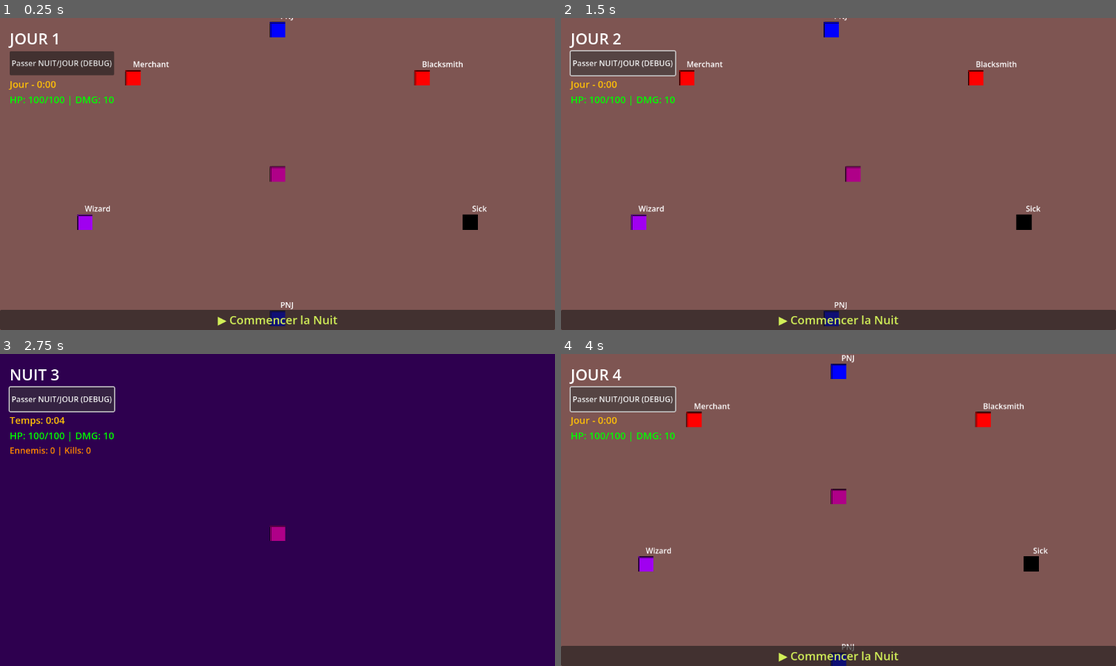
Above: before the commit, frames 1-4 (two rows, left to right).
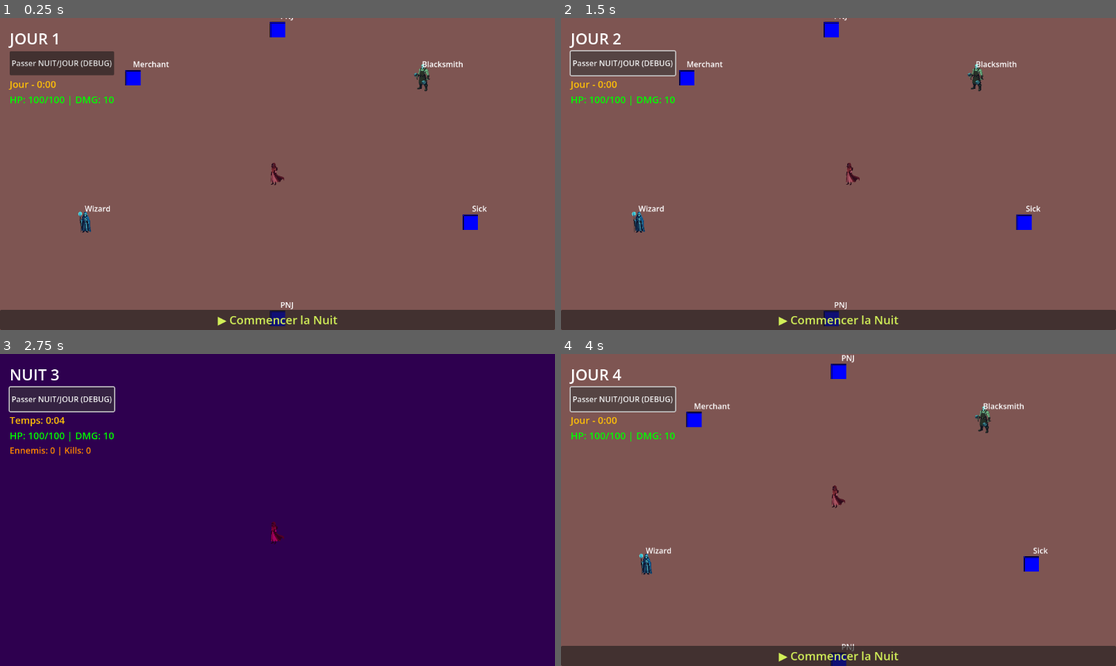
Above: after the commit, the same moments.

Repository: ekateryna18/yersinia-the-great-mortality
Game: Godot game, scene res://scenes/main.tscn
The game is run twice, just before and just after one commit, with the same random seed, the same clock (stepped at 60 frames per second) and the same inputs.
Inputs:
- Up to frame 1 (0.25 s): no input
- Up to frame 2 (1.5 s): click "Passer NUIT/JOUR (DEBUG)" at 0.5 s; tap Enter (ui_accept) at 1.25 s; hold Right (ui_right) from 1.28 s (still down)
- Up to frame 3 (2.75 s): tap Enter (ui_accept) at 1.52, 2, 2.27 s; release Right (ui_right) at 2.03 s; hold Down (ui_down) from 2.03 s (still down)
- Up to frame 4 (4 s): release Down (ui_down) at 2.78 s; hold Right (ui_right) 2.78-3.53 s; hold Up (ui_up) from 3.53 s (still down); tap Enter (ui_accept) at 3.77 s

The runs differ from the first frame. In frame 1, 0.7% of the frame differs, in the area x 13-87%, y 14-69%; in frame 2, 0.8%; in frame 3, 0.2%; in frame 4, 0.8%, in the area x 13-87%, y 16-71%.

Commit message:
added sprites

Diff:
--- a/scenes/player/player.tscn
+++ b/scenes/player/player.tscn
@@ -1,12 +1,11 @@
 [gd_scene format=3 uid="uid://pbuaw38ob0uh"]
 
 [ext_resource type="Script" uid="uid://b2qvjee6altly" path="res://scripts/player/player.gd" id="1_8afob"]
+[ext_resource type="Texture2D" uid="uid://0gaki7cmt5e2" path="res://assets/sprites/player/player.png" id="2_dovo2"]
 
-[sub_resource type="PlaceholderTexture2D" id="PlaceholderTexture2D_x7p2l"]
-size = Vector2(32, 32)
-
-[sub_resource type="CircleShape2D" id="CircleShape2D_8afob"]
-radius = 16.0
+[sub_resource type="CapsuleShape2D" id="CapsuleShape2D_dovo2"]
+radius = 15.0
+height = 38.0
 
 [sub_resource type="CircleShape2D" id="CircleShape2D_dovo2"]
 radius = 70.0
@@ -19,10 +18,11 @@
 
 [node name="Sprite2D" type="Sprite2D" parent="." unique_id=12959731]
 modulate = Color(0.687105, 0.39554548, 0.5341942, 1)
-texture = SubResource("PlaceholderTexture2D_x7p2l")
+scale = Vector2(0.2, 0.2)
+texture = ExtResource("2_dovo2")
 
 [node name="CollisionShape2D" type="CollisionShape2D" parent="." unique_id=66502260]
-shape = SubResource("CircleShape2D_8afob")
+shape = SubResource("CapsuleShape2D_dovo2")
 
 [node name="Camera2D" type="Camera2D" parent="." unique_id=744076470]
 position_smoothing_enabled = true
--- a/scripts/npcs/npc.gd
+++ b/scripts/npcs/npc.gd
@@ -10,6 +10,17 @@
 	GENERIC_3
 }
 
+# Dictionnaire des sprites par type
+const NPC_SPRITES = {
+	#NPCType.MERCHANT: "res://assets/sprites/npcs/merchant.png",
+	NPCType.BLACKSMITH: "res://assets/sprites/npcs/blacksmith.png",
+	NPCType.WIZARD: "res://assets/sprites/npcs/wizard.png",
+	#NPCType.SICK: "res://assets/sprites/npcs/sick.png",
+	#NPCType.GENERIC_1: "res://assets/sprites/npcs/villager.png",
+	#NPCType.GENERIC_2: "res://assets/sprites/npcs/villager.png",
+	#NPCType.GENERIC_3: "res://assets/sprites/npcs/villager.png",
+}
+
 @export var npc_type: NPCType = NPCType.MERCHANT
 @export var npc_name: String = "PNJ"
 @export var is_traitor: bool = false
@@ -17,7 +28,7 @@
 @onready var sprite: Sprite2D = $Sprite2D
 @onready var label: Label = $Label
 @onready var collision: CollisionShape2D = $CollisionShape2D
-@onready var interaction_icon: Sprite2D = $InteractionIcon  # ← NOUVEAU
+@onready var interaction_icon: Sprite2D = $InteractionIcon
 
 var player_in_range: bool = false
 var player_ref: CharacterBody2D = null
@@ -26,24 +37,52 @@
 	label.text = npc_name
 	body_entered.connect(_on_body_entered)
 	body_exited.connect(_on_body_exited)
-	set_sprite_color()
 
-	# Cacher l'icône au début
+	# Charger le sprite selon le type
+	load_sprite()
+
 	if interaction_icon:
 		interaction_icon.visible = false
 
 	print("NPC ready: ", npc_name, " (Type: ", NPCType.keys()[npc_type], ")")
 
-func set_sprite_color() -> void:
+func load_sprite() -> void:
+	if NPC_SPRITES.has(npc_type):
+		var sprite_path = NPC_SPRITES[npc_type]
+
+		if ResourceLoader.exists(sprite_path):
+			var texture = load(sprite_path)
+			sprite.texture = texture
+
+			# Échelle selon le type
+			match npc_type:
+				NPCType.MERCHANT:
+					sprite.scale = Vector2(0.2, 0.2)  # Si 144x233
+				NPCType.BLACKSMITH:
+					sprite.scale = Vector2(0.25, 0.25)  # Si plus petit
+				NPCType.WIZARD:
+					sprite.scale = Vector2(0.18, 0.18)  # Si plus grand
+				_:
+					sprite.scale = Vector2(0.2, 0.2)  # Par défaut
+
+			print("Sprite loaded: ", sprite_path)
+		else:
+			print("⚠️ Sprite not found: ", sprite_path)
+			set_fallback_color()
+	else:
+		set_fallback_color()
+
+func set_fallback_color() -> void:
+	# Couleurs de fallback si pas de sprite
 	match npc_type:
-		NPCType.MERCHANT:
-			sprite.modulate = Color.YELLOW
+		#NPCType.MERCHANT:
+			#sprite.modulate = Color.YELLOW
 		NPCType.BLACKSMITH:
 			sprite.modulate = Color.ORANGE
 		NPCType.WIZARD:
 			sprite.modulate = Color.PURPLE
-		NPCType.SICK:
-			sprite.modulate = Color.GREEN
+		#NPCType.SICK:
+			#sprite.modulate = Color.GREEN
 		_:
 			sprite.modulate = Color.CYAN
 
Binary file added: assets/sprites/npcs/blacksmith.png
Binary file added: assets/sprites/npcs/wizard.png
Binary file added: assets/sprites/player/player.png
